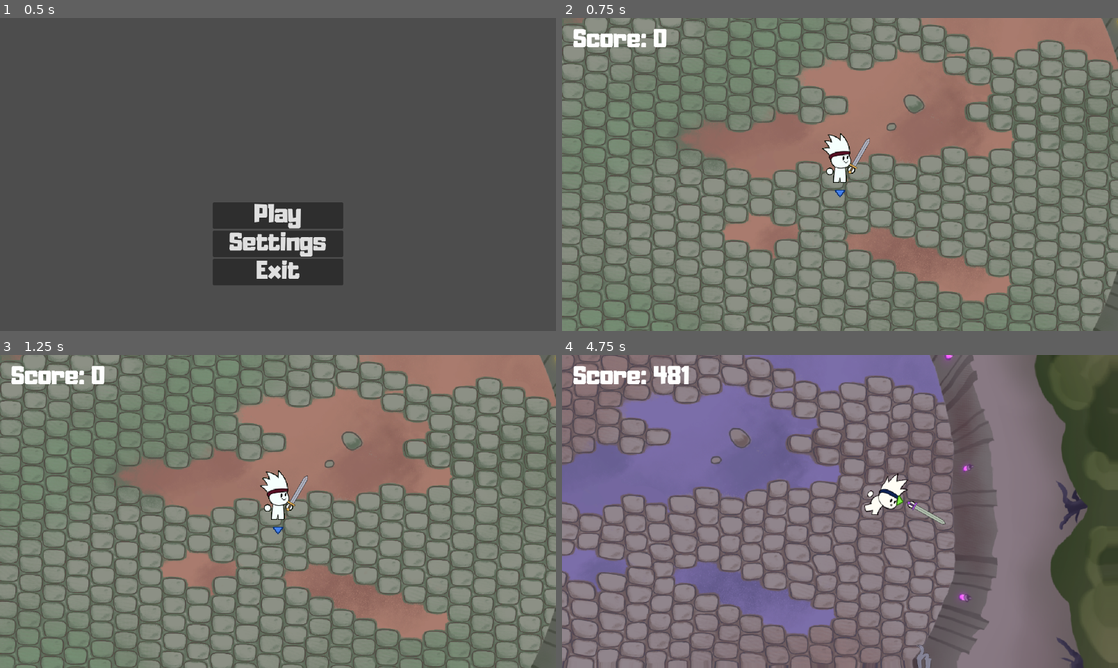
Above: before the commit, frames 1-4 (two rows, left to right).
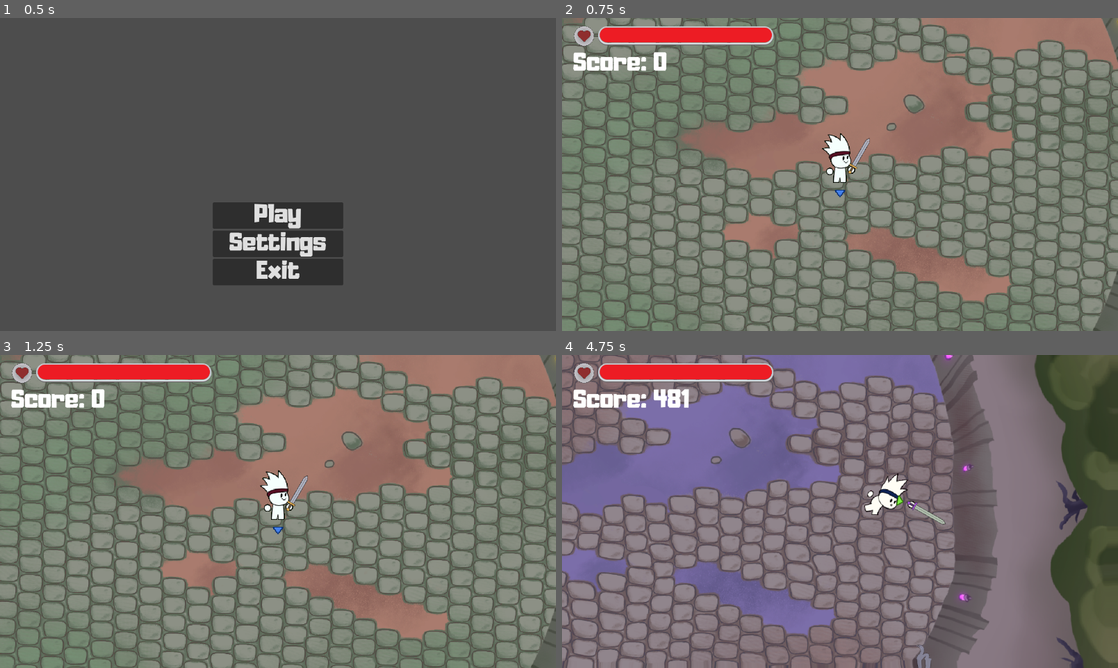
Above: after the commit, the same moments.

Repository: freddder/GMTK_Jam_2024
Game: Godot game, scene res://scenes/main_menu.tscn
Same seed, same stepped clock (60 frames per second), same inputs: the game is played once before the commit and once after it. Sound files missing from this copy of the repository are replaced by a short silence.
Inputs (mouse positions are in pixels of both pictures, inside the frame that each line leads up to):
- Up to frame 1 (0.5 s): no input
- Up to frame 2 (0.75 s): click "Play" at 0.5 s
- Up to frame 3 (1.25 s): no input
- Up to frame 4 (4.75 s): move the mouse to (962, 495) at 1.27 s; hold D (move_right) 1.28-2.03 s; hold Shift (dash) 1.28-2.03 s; move the mouse to (728, 527) at 2.02 s; hold S (move_down) 2.03-2.78 s; tap Space (heavy_attack) at 2.1 s; move the mouse to (895, 442) at 2.77 s; hold D (move_right) 2.78-3.53 s; click (895, 442) at 2.85 s; move the mouse to (812, 574) at 3.52 s; hold W (move_up) 3.53-4.28 s; right-click (812, 574) at 3.6 s; move the mouse to (1006, 558) at 4.27 s; hold A (move_left) from 4.28 s (still down); hold ` (wipe) from 4.28 s (still down)

Frame 1 is identical in both runs. In frame 2, 2.7% of the frame differs, in the area x 2-39%, y 2-17%; in frame 3, 2.7%; in frame 4, 2.9%.

Commit message:
Added health bar

Diff:
--- a/scenes/game_hud.tscn
+++ b/scenes/game_hud.tscn
@@ -1,11 +1,14 @@
-[gd_scene load_steps=11 format=3 uid="uid://be2uc3fhga108"]
+[gd_scene load_steps=14 format=3 uid="uid://be2uc3fhga108"]
 
 [ext_resource type="Script" path="res://scripts/game_hud.gd" id="1_5bthv"]
 [ext_resource type="Theme" uid="uid://bkbdw0jadsuqp" path="res://content/ui/default_theme.tres" id="2_w200a"]
 [ext_resource type="PackedScene" path="res://scenes/game_over_menu.tscn" id="2_ysbhh"]
 [ext_resource type="PackedScene" uid="uid://dgigi0x01ccdb" path="res://scenes/game_victory_menu.tscn" id="3_ihwa7"]
+[ext_resource type="Texture2D" uid="uid://5f5d4wba2gj6" path="res://content/ui/health-bar-bg.png" id="3_ylupe"]
+[ext_resource type="Texture2D" uid="uid://bavdhyd6av368" path="res://content/ui/health-bar-fill.png" id="4_dlg05"]
 [ext_resource type="FontFile" uid="uid://bi0gex0agxwfh" path="res://content/fonts/Adumu.ttf" id="4_hwwje"]
 [ext_resource type="PackedScene" uid="uid://der4548t8eleq" path="res://scenes/pause_menu.tscn" id="4_jmil8"]
+[ext_resource type="Texture2D" uid="uid://dpnskf0brpyb4" path="res://content/ui/health symbol.png" id="5_nd5tf"]
 [ext_resource type="Shader" path="res://content/shaders/speed.gdshader" id="6_c6p5p"]
 
 [sub_resource type="FastNoiseLite" id="FastNoiseLite_xw48y"]
@@ -36,17 +39,34 @@
 grow_horizontal = 2
 grow_vertical = 2
 
+[node name="Sprite2D" type="Sprite2D" parent="."]
+position = Vector2(51, 42)
+scale = Vector2(0.359375, 0.359375)
+texture = ExtResource("5_nd5tf")
+
+[node name="HealthBar" type="TextureProgressBar" parent="."]
+offset_left = 83.0
+offset_top = -22.0
+offset_right = 487.0
+offset_bottom = 106.0
+value = 50.0
+texture_under = ExtResource("3_ylupe")
+texture_progress = ExtResource("4_dlg05")
+
 [node name="ScoreLabel" type="Label" parent="."]
 offset_left = 25.0
-offset_top = 25.0
+offset_top = 79.0
 offset_right = 253.0
-offset_bottom = 89.0
+offset_bottom = 143.0
 theme = ExtResource("2_w200a")
 theme_override_fonts/font = ExtResource("4_hwwje")
 text = "Score: 0"
 
 [node name="GameOverHUD" parent="." instance=ExtResource("2_ysbhh")]
+visible = false
 
 [node name="GameVictoryMenu" parent="." instance=ExtResource("3_ihwa7")]
+visible = false
 
 [node name="PauseMenu" parent="." instance=ExtResource("4_jmil8")]
+visible = false
--- a/scripts/game_hud.gd
+++ b/scripts/game_hud.gd
@@ -1,2 +1,11 @@
 class_name GameHUD
 extends CanvasLayer
+
+@onready var player: PlayerCharacter = get_tree().get_first_node_in_group("player")
+
+func _ready():
+	player.health_changed.connect(update_health_bar)
+	update_health_bar()
+
+func update_health_bar():
+	$HealthBar.value = player.health * 100 / player.default_health
--- a/scripts/player.gd
+++ b/scripts/player.gd
@@ -14,6 +14,8 @@
 	Thrust,
 	GroundPound,
 }
+
+signal health_changed
 
 @export var default_walk_speed: float = 300.0
 @export var default_camera_zoom := Vector2(1.2, 1.2)
@@ -685,6 +687,7 @@
 
 func set_health(_health: float) -> void:
 	health = clampf(_health, 0.0, default_health)
+	health_changed.emit()
 	print("Player health: ", health)
 	if health <= 0:
 		die()
Binary file added: content/ui/health symbol.png
Not shown, added: content/ui/health symbol.png.import
Binary file added: content/ui/health-bar-bg.png
Not shown, added: content/ui/health-bar-bg.png.import
Binary file added: content/ui/health-bar-fill.png
Not shown, added: content/ui/health-bar-fill.png.import
